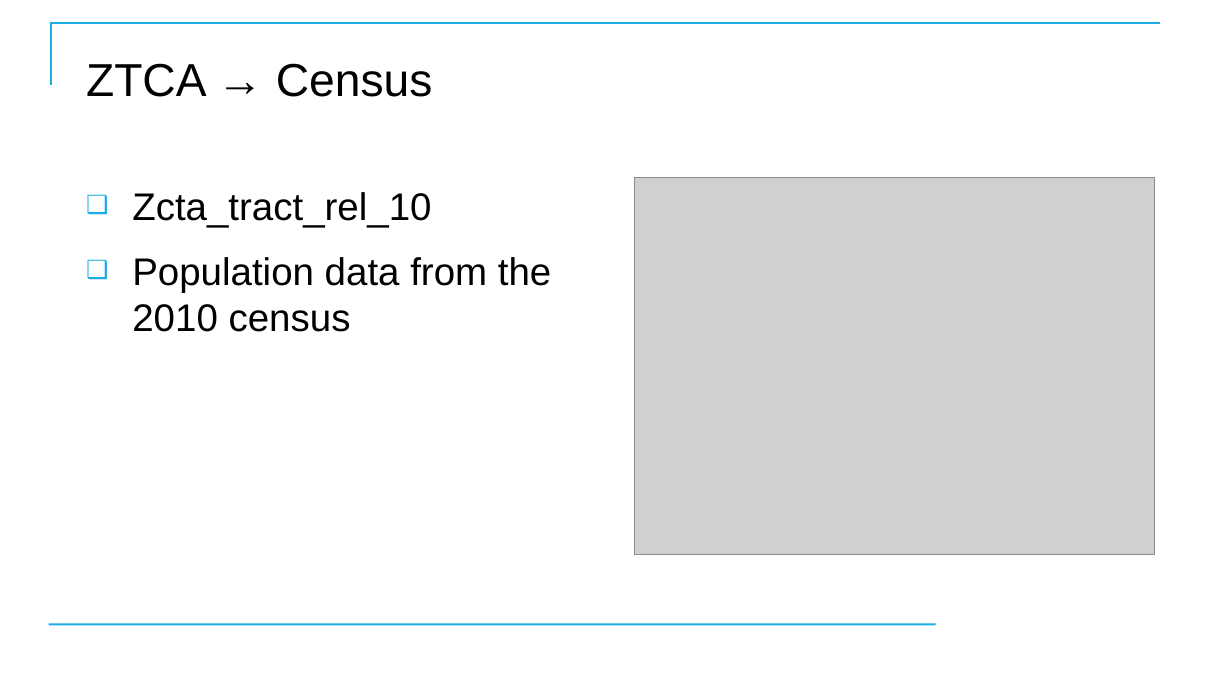
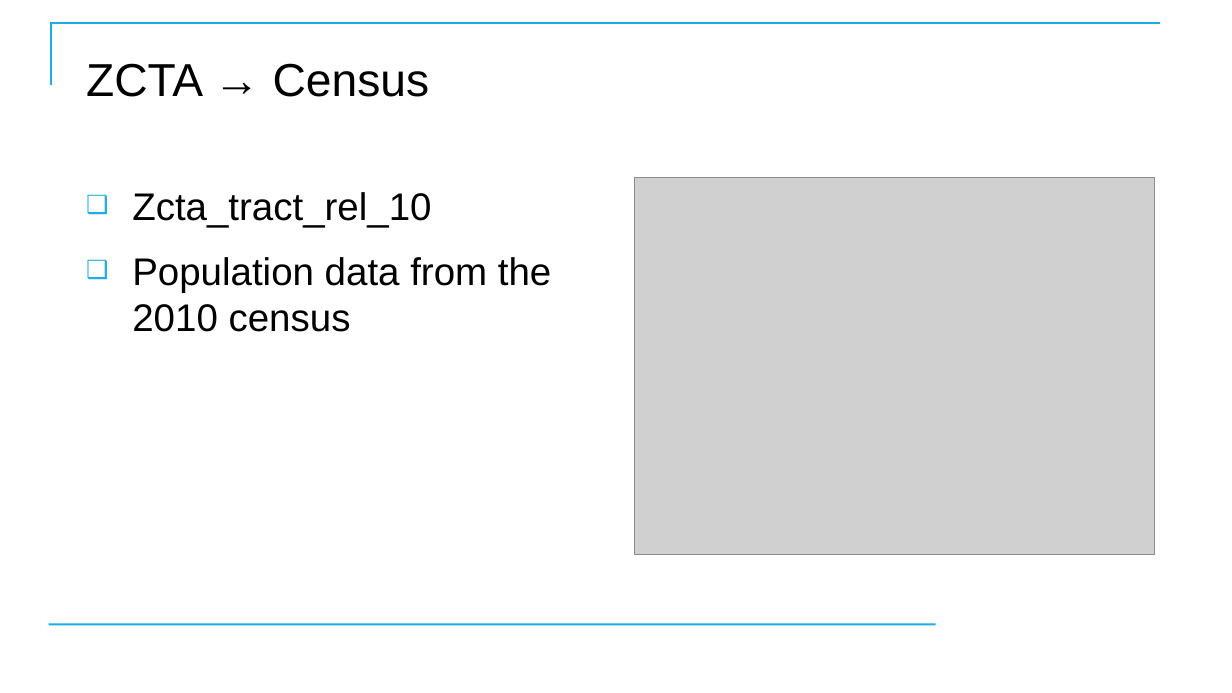
Before and after one commit to CostelloTechnicalConsulting/XTBP10---Tableau-Prep-Introduction, a slide deck: slide 18 of ppt/TableauPrepBuilderIntroV1_2.pptx. Drawn at 1232x693 pixels with LibreOffice and Linux fonts; fonts in the diff are those of the drawing; grey boxes stand for pictures; background and template pictures are left out. Boxes give left, top, right and bottom in pixels: in the first picture for what was removed or moved away, otherwise in the second. Text is boxed around its words. In the diff, an @@ line names an element or a change of style, - is before the commit and + after.

```diff
--- a/ppt/TableauPrepBuilderIntroV1_2.pptx
+++ b/ppt/TableauPrepBuilderIntroV1_2.pptx
@@ title at [86, 63, 430, 97]: text changed @@
-ZTCA → Census
+ZCTA → Census
```
Also in this commit, not shown: 6 other slides changed, 1 slide added.
